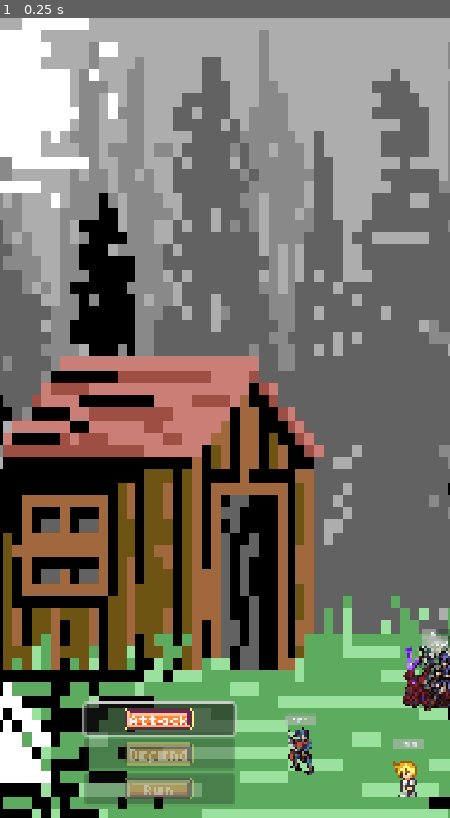
Above: before the commit, frame 1.
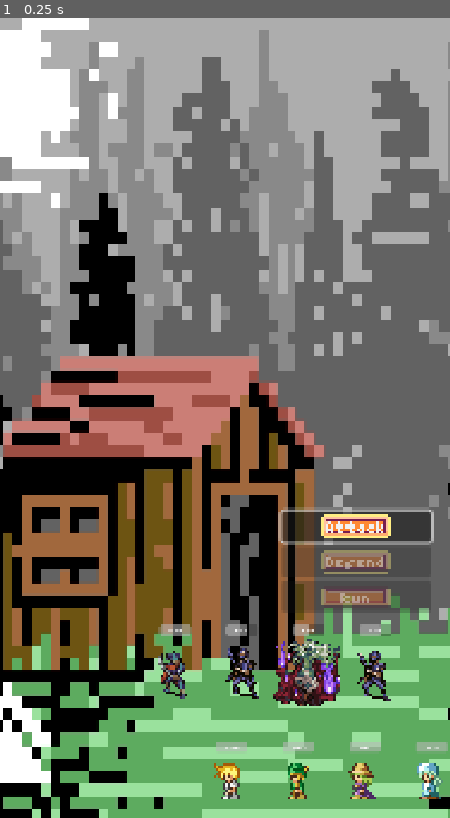
Above: after the commit, the same moment.

Repository: teachermanjeff/rpg2025
Game: Godot game, scene res://battle_scene3.tscn
Two runs of this game, one before a commit and one after it. Both use one fixed random seed, a clock stepped at 60 frames per second and the inputs below. This scene is started directly instead of the project's main scene.
Inputs:
- Up to frame 1 (0.25 s): no input

The runs differ from the first frame. In frame 1, 11% of the frame differs, in the area x 18-100%, y 61-99%.

Commit message:
position fixes

Diff:
--- a/rpg-test/battle_scene2.tscn
+++ b/rpg-test/battle_scene2.tscn
@@ -20,11 +20,11 @@
 expand_mode = 1
 
 [node name="enemygroup2" parent="." instance=ExtResource("3_sfif0")]
-position = Vector2(188, 1753)
+position = Vector2(185, 1646)
 scale = Vector2(5, 5)
 
 [node name="PlayerGroup" parent="." instance=ExtResource("2_qoigr")]
-position = Vector2(991, 1664)
+position = Vector2(549, 1820)
 scale = Vector2(5, 5)
 
 [node name="CanvasLayer" type="CanvasLayer" parent="."]
--- a/rpg-test/battle_scene3.tscn
+++ b/rpg-test/battle_scene3.tscn
@@ -18,20 +18,20 @@
 texture = ExtResource("1_sveay")
 
 [node name="enemygroup3" parent="." instance=ExtResource("3_wptth")]
-position = Vector2(724, 1580)
+position = Vector2(417, 1571)
 scale = Vector2(5, 5)
 
 [node name="PlayerGroup" parent="." instance=ExtResource("2_sveay")]
-position = Vector2(979, 1829)
+position = Vector2(552, 1836)
 scale = Vector2(5, 5)
 
 [node name="CanvasLayer" type="CanvasLayer" parent="."]
 
 [node name="choice" type="VBoxContainer" parent="CanvasLayer"]
-offset_left = 202.0
-offset_top = 1644.0
-offset_right = 352.0
-offset_bottom = 1745.0
+offset_left = 674.0
+offset_top = 1182.0
+offset_right = 824.0
+offset_bottom = 1283.0
 scale = Vector2(2.4, 2.4)
 
 [node name="Attack" type="Button" parent="CanvasLayer/choice"]
--- a/rpg-test/characterbody.tscn
+++ b/rpg-test/characterbody.tscn
@@ -4,6 +4,21 @@
 [ext_resource type="Texture2D" uid="uid://d24lehx2y5mit" path="res://Battlers/World01_007_Pirate.png" id="1_lfkt1"]
 [ext_resource type="Texture2D" uid="uid://cqj7i6hgla57i" path="res://hand_cursor0000.png" id="2_2nbgj"]
 [ext_resource type="FontFile" uid="uid://c7dgpf7b2y7oe" path="res://RPG UI pack - Demo (by Franuka)/FantasyRPGtext (size 8).ttf" id="4_bfs80"]
+
+[sub_resource type="Animation" id="Animation_wabqk"]
+length = 0.001
+tracks/0/type = "value"
+tracks/0/imported = false
+tracks/0/enabled = true
+tracks/0/path = NodePath(".:position")
+tracks/0/interp = 1
+tracks/0/loop_wrap = true
+tracks/0/keys = {
+"times": PackedFloat32Array(0),
+"transitions": PackedFloat32Array(1),
+"update": 0,
+"values": [Vector2(-15, -2)]
+}
 
 [sub_resource type="Animation" id="Animation_1f5n7"]
 resource_name = "focusFloat"
@@ -19,21 +34,6 @@
 "transitions": PackedFloat32Array(1, 1, 1, 1),
 "update": 0,
 "values": [Vector2(-15, -1.5), Vector2(-15, -2), Vector2(-15, -1), Vector2(-15, -1.5)]
-}
-
-[sub_resource type="Animation" id="Animation_wabqk"]
-length = 0.001
-tracks/0/type = "value"
-tracks/0/imported = false
-tracks/0/enabled = true
-tracks/0/path = NodePath(".:position")
-tracks/0/interp = 1
-tracks/0/loop_wrap = true
-tracks/0/keys = {
-"times": PackedFloat32Array(0),
-"transitions": PackedFloat32Array(1),
-"update": 0,
-"values": [Vector2(-15, -2)]
 }
 
 [sub_resource type="AnimationLibrary" id="AnimationLibrary_rq40k"]
--- a/rpg-test/enemygroup_2.tscn
+++ b/rpg-test/enemygroup_2.tscn
@@ -164,7 +164,6 @@
 [node name="CharacterBody2D" parent="." instance=ExtResource("1_828ww")]
 
 [node name="Sprite2D" parent="CharacterBody2D" index="0"]
-position = Vector2(-7, 18)
 texture = ExtResource("2_xkdro")
 
 [node name="AnimationPlayer2" type="AnimationPlayer" parent="CharacterBody2D/focus" index="0"]
@@ -174,17 +173,16 @@
 autoplay = "focusFloat"
 
 [node name="ProgressBar" parent="CharacterBody2D" index="2"]
-offset_left = -15.0
-offset_top = -1.0
-offset_right = 85.0
-offset_bottom = 32.0
+offset_left = -7.0
+offset_top = -18.0
+offset_right = 93.0
+offset_bottom = 15.0
 max_value = 150.0
 value = 150.0
 
 [node name="CharacterBody2D2" parent="." instance=ExtResource("1_828ww")]
 
 [node name="Sprite2D" parent="CharacterBody2D2" index="0"]
-position = Vector2(37, 16)
 texture = SubResource("CompressedTexture2D_8i0bh")
 
 [node name="AnimationPlayer2" type="AnimationPlayer" parent="CharacterBody2D2/focus" index="0"]
@@ -194,15 +192,14 @@
 autoplay = "focusFloat"
 
 [node name="ProgressBar" parent="CharacterBody2D2" index="2"]
-offset_left = 30.0
-offset_top = -2.0
-offset_right = 130.0
-offset_bottom = 31.0
+offset_left = -7.0
+offset_top = -18.0
+offset_right = 93.0
+offset_bottom = 15.0
 
 [node name="CharacterBody2D3" parent="." instance=ExtResource("1_828ww")]
 
 [node name="Sprite2D" parent="CharacterBody2D3" index="0"]
-position = Vector2(18, -16)
 texture = ExtResource("2_xkdro")
 
 [node name="AnimationPlayer2" type="AnimationPlayer" parent="CharacterBody2D3/focus" index="0"]
@@ -212,17 +209,16 @@
 autoplay = "focusFloat"
 
 [node name="ProgressBar" parent="CharacterBody2D3" index="2"]
-offset_left = 10.0
-offset_top = -35.0
-offset_right = 110.0
-offset_bottom = -2.0
+offset_left = -7.0
+offset_top = -18.0
+offset_right = 93.0
+offset_bottom = 15.0
 max_value = 150.0
 value = 150.0
 
 [node name="CharacterBody2D4" parent="." instance=ExtResource("1_828ww")]
 
 [node name="Sprite2D" parent="CharacterBody2D4" index="0"]
-position = Vector2(-18, -16)
 texture = SubResource("CompressedTexture2D_7av0c")
 
 [node name="AnimationPlayer2" type="AnimationPlayer" parent="CharacterBody2D4/focus" index="0"]
@@ -232,10 +228,10 @@
 autoplay = "focusFloat"
 
 [node name="ProgressBar" parent="CharacterBody2D4" index="2"]
-offset_left = -25.0
-offset_top = -34.0
-offset_right = 75.0
-offset_bottom = -1.0
+offset_left = -7.0
+offset_top = -18.0
+offset_right = 93.0
+offset_bottom = 15.0
 
 [editable path="CharacterBody2D"]
 [editable path="CharacterBody2D2"]
--- a/rpg-test/enemygroup_3.tscn
+++ b/rpg-test/enemygroup_3.tscn
@@ -158,7 +158,7 @@
 [node name="CharacterBody2D" parent="." instance=ExtResource("1_whyas")]
 
 [node name="Sprite2D" parent="CharacterBody2D" index="0"]
-position = Vector2(0, 36)
+position = Vector2(0, 1)
 
 [node name="AnimationPlayer2" type="AnimationPlayer" parent="CharacterBody2D/focus" index="0"]
 libraries = {
@@ -167,13 +167,15 @@
 autoplay = "focusFloat"
 
 [node name="ProgressBar" parent="CharacterBody2D" index="2"]
-offset_top = 18.0
-offset_bottom = 51.0
+offset_left = -7.0
+offset_top = -23.0
+offset_right = 93.0
+offset_bottom = 10.0
 
 [node name="CharacterBody2D4" parent="." instance=ExtResource("1_whyas")]
 
 [node name="Sprite2D" parent="CharacterBody2D4" index="0"]
-position = Vector2(33, 0)
+position = Vector2(1, 0)
 texture = ExtResource("2_nfoow")
 
 [node name="focus" parent="CharacterBody2D4" index="1"]
@@ -185,10 +187,10 @@
 }
 
 [node name="ProgressBar" parent="CharacterBody2D4" index="2"]
-offset_left = 25.0
-offset_top = -19.0
-offset_right = 125.0
-offset_bottom = 14.0
+offset_left = -7.0
+offset_top = -23.0
+offset_right = 93.0
+offset_bottom = 10.0
 max_value = 150.0
 value = 150.0
 
@@ -214,7 +216,7 @@
 [node name="CharacterBody2D2" parent="." instance=ExtResource("1_whyas")]
 
 [node name="Sprite2D" parent="CharacterBody2D2" index="0"]
-position = Vector2(-28, 0)
+position = Vector2(0, 1)
 texture = ExtResource("2_nfoow")
 
 [node name="AnimationPlayer2" type="AnimationPlayer" parent="CharacterBody2D2/focus" index="0"]
@@ -224,10 +226,10 @@
 autoplay = "focusFloat"
 
 [node name="ProgressBar" parent="CharacterBody2D2" index="2"]
-offset_left = -36.0
-offset_top = -19.0
-offset_right = 64.0
-offset_bottom = 14.0
+offset_left = -7.0
+offset_top = -23.0
+offset_right = 93.0
+offset_bottom = 10.0
 max_value = 150.0
 value = 150.0
 
